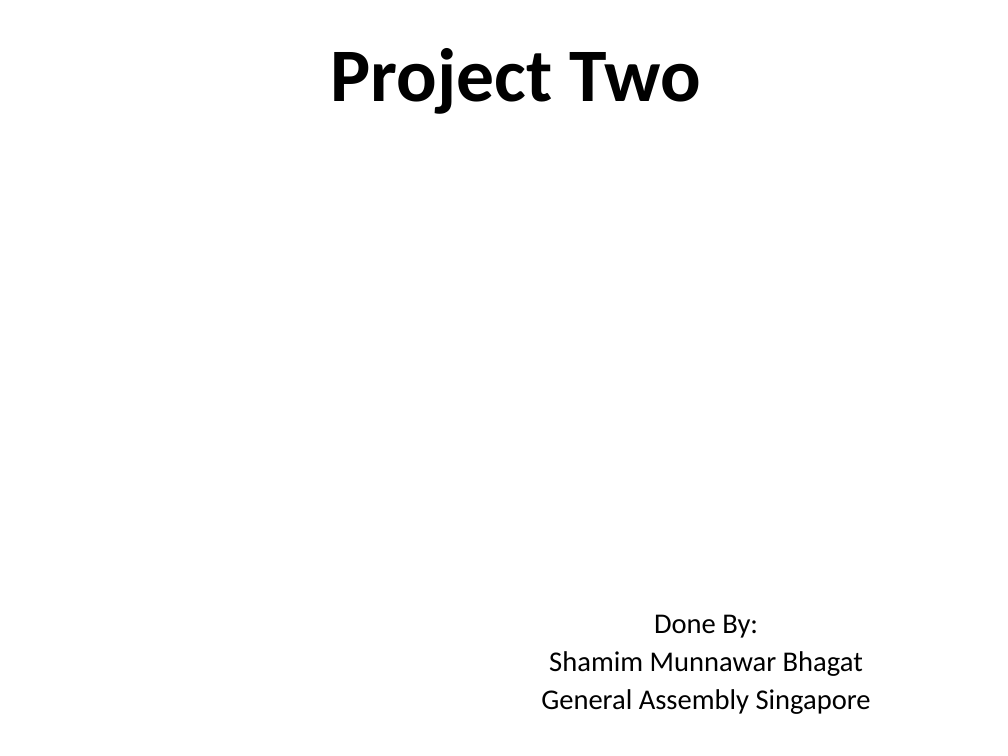
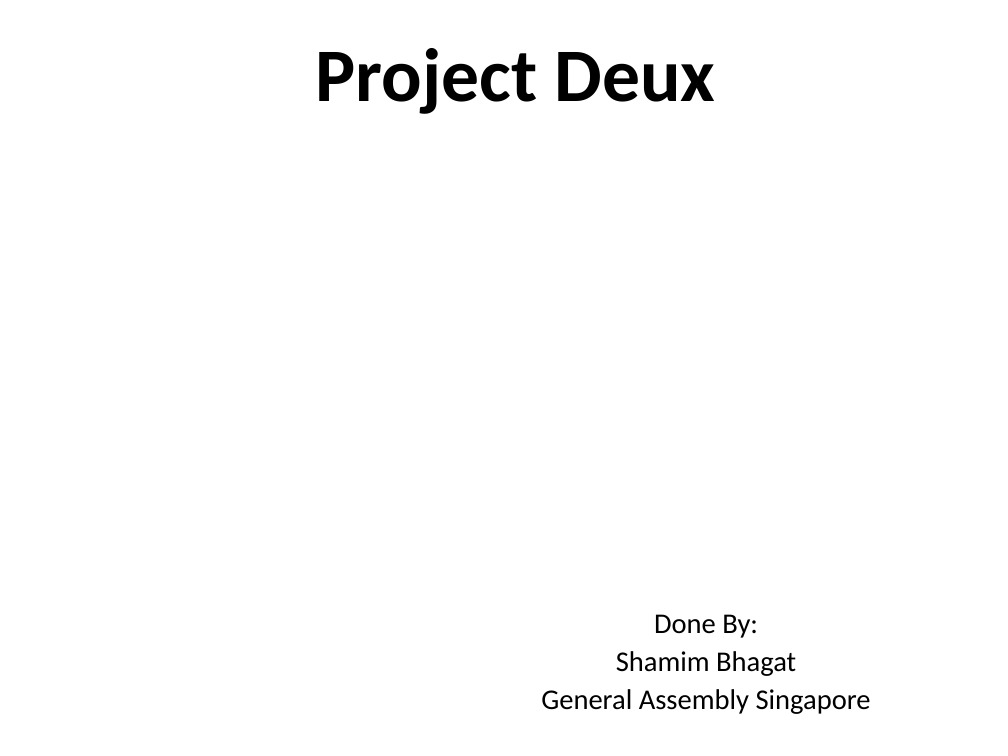
Before and after one commit to shamim1987/projectDeux, a slide deck: slide 1 of Project Deux.pptx. Drawn at 1008x756 pixels with LibreOffice and Linux fonts; fonts in the diff are those of the drawing; background and template pictures are left out. Boxes give left, top, right and bottom in pixels: in the first picture for what was removed or moved away, otherwise in the second. Text is boxed around its words. In the diff, an @@ line names an element or a change of style, - is before the commit and + after.

```diff
--- a/Project Deux.pptx
+++ b/Project Deux.pptx
@@ title at [316,48,716,114]: text changed @@
-Project Two
+Project Deux
@@ subtitle at [616,651,796,676]: text changed @@
-Shamim Munnawar Bhagat
+Shamim Bhagat
```
Also in this commit, not shown: 8 other slides changed, 1 slide added, 5 other files.
